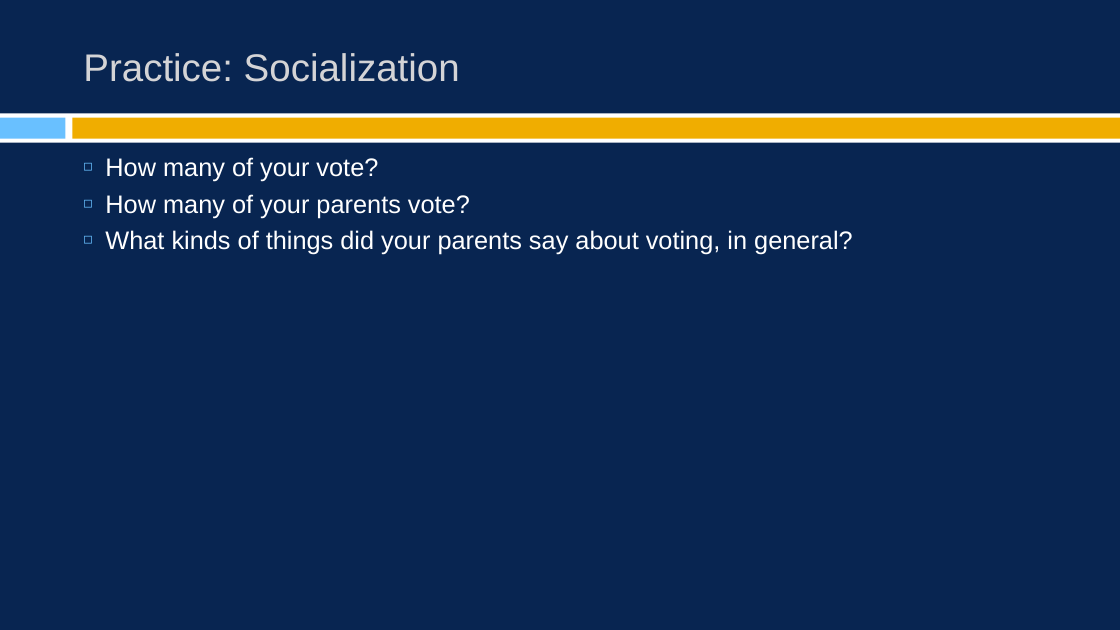
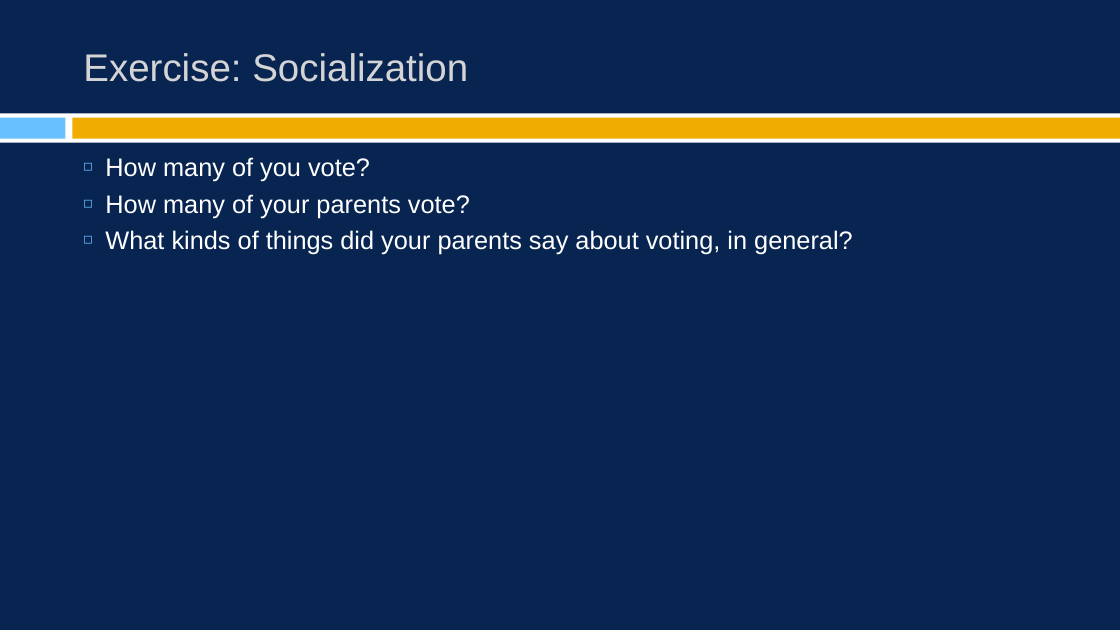
Before and after one commit to burrelvannjr/movements_csuf, a slide deck: slide 27 of ppts/notes/ch_4.pptx (slide 25 before the commit). Drawn at 1120x630 pixels with LibreOffice and Linux fonts; fonts in the diff are those of the drawing. Boxes give left, top, right and bottom in pixels: in the first picture for what was removed or moved away, otherwise in the second. Text is boxed around its words. In the diff, an @@ line names an element or a change of style, - is before the commit and + after.

```diff
--- a/ppts/notes/ch_4.pptx
+++ b/ppts/notes/ch_4.pptx
@@ title at [83,53,468,82]: text changed @@
-Practice: Socialization
+Exercise: Socialization
@@ text at [105,157,370,182]: text changed @@
-◻ How many of your vote?
+◻ How many of you vote?
```
Also in this commit, not shown: 12 other slides changed, 3 slides added, 18 other files.
